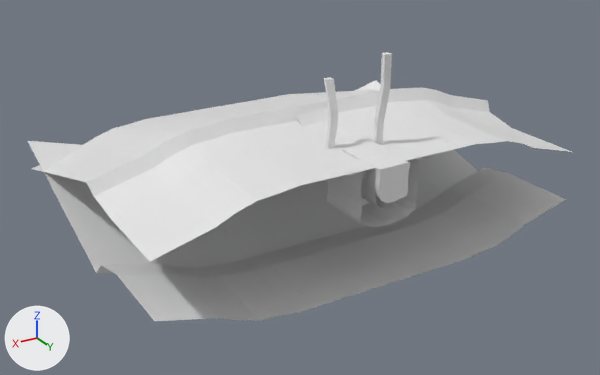
Renders of the OBJ model Content/Fadeout_Content/Core/Maps/map_uphill/MapGeo.obj from each side of a commit.
One viewpoint serves both versions: a 50 mm camera at (108848.0, 152972.0, 80845.0) aimed at (1647.0, -25698.0, -8490.0). Every picture has the same lights, and +X, +Y and +Z are marked at lower left. Where no turn or scale is listed for an object, it has been applied to the vertices. Vertices at the same position are counted once.
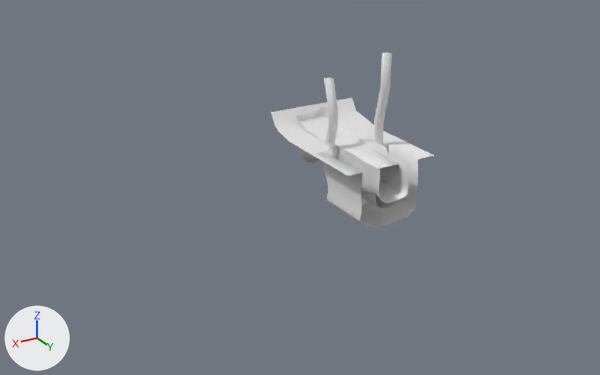
Location of each change, (x1, y1, x2, y2) in pixels of the pictures (600 x 375 px):
'Cube.009', deleted: before (28, 80, 572, 321)
'Cube.006', deleted: before (166, 92, 461, 306)
part 1 of me_pillar, deleted: before (296, 107, 411, 203)

What changed in the scene script:
```text
Change me_pillar:
    used by ob_pillar; location = (0.0, 0.0, 0.0)
    remove me_pillar.from_pydata(...)  # 573 vertices, 489 faces; spans x -3930.0..6703.0, y -20244.0..15163.0, z 1045.0..15510.0
    add me_pillar.from_pydata(...)  # 519 vertices, 405 faces; spans x -3930.0..6703.0, y -20244.0..15163.0, z 1045.0..15510.0
    me_pillar part 1
    54 vertices are removed from x -771.0..6091.0, y -19268.0..15163.0, z 5421.0..15226.0
    85 faces are deleted
Remove ob_cube_006:
    ob_cube_006 = bpy.data.objects.new('Cube.006', me_cube_006)
    ob_cube_006.location = (0.0, 0.0, 0.0)
Remove ob_cube_009:
    ob_cube_009 = bpy.data.objects.new('Cube.009', me_cube_009)
    ob_cube_009.location = (0.0, 0.0, 0.0)
```
